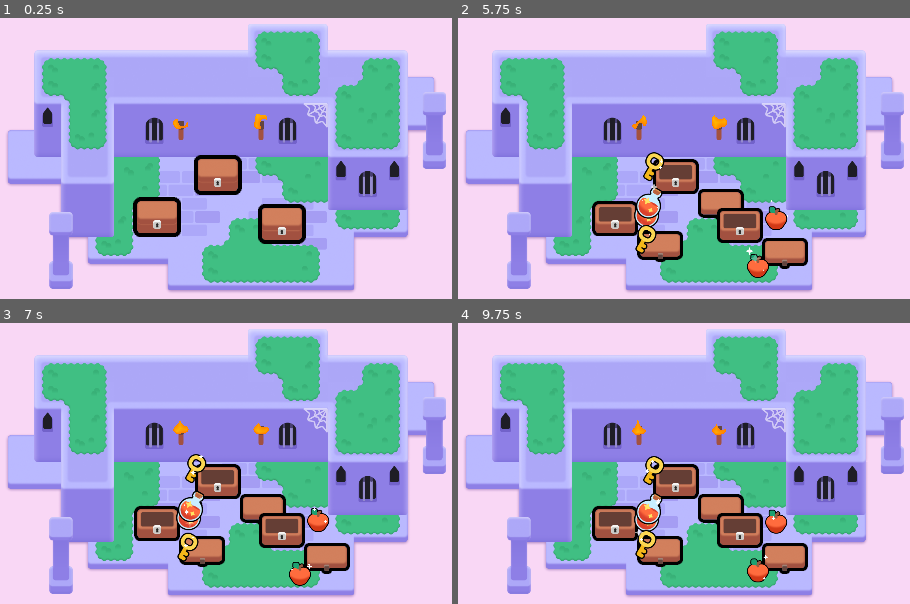
Above: before the commit, frames 1-4 (two rows, left to right).
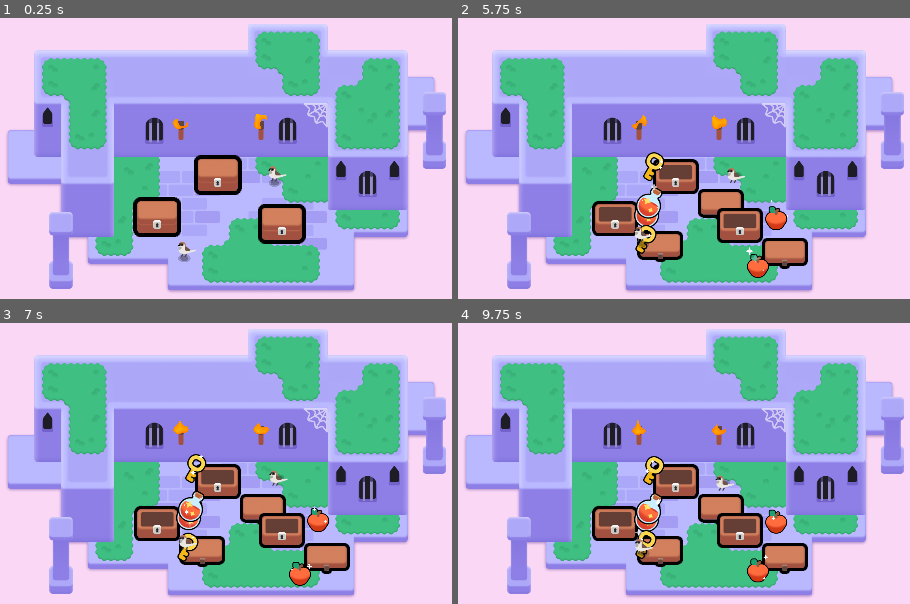
Above: after the commit, the same moments.

Repository: raweggyolk/2d-GameDev-Course
Game: Godot game, scene res://lessons/chest/items/mini_dungeon.tscn
Two runs of this game, one before a commit and one after it. Both use one fixed random seed, a clock stepped at 60 frames per second and the inputs below.
Inputs (mouse positions are in pixels of both pictures, inside the frame that each line leads up to):
- Up to frame 1 (0.25 s): no input
- Up to frame 2 (5.75 s): tap Enter at 0.5 s; move the mouse to (674, 175) at 0.52 s; press the mouse at (674, 175) at 0.53 s; hold D (move_right) 0.53-1.28 s; tap Space at 0.77, 1.52, 3.02, 3.77, 4.52 s; move the mouse to (616, 217) at 1.27 s; release the mouse at (616, 217) at 1.28 s; hold S (move_down) 1.28-2.03 s; right-click (616, 217) at 1.35 s; click (616, 217) at 1.42 s; move the mouse to (738, 223) at 2.02 s; hold D (move_right) 2.03-2.78 s; tap Z at 2.1, 4.35 s; click (738, 223) at 2.17 s; move the mouse to (638, 265) at 2.77 s; hold W (move_up) 2.78-3.53 s; click (638, 265) at 2.85 s; move the mouse to (outside the picture) at 3.52 s; hold Right mouse button (right_click) 3.53-4.28 s; hold A (move_left) 3.53-5.03 s; click (outside the picture) at 3.67 s; move the mouse to (outside the picture) at 4.27 s; click (outside the picture) at 4.42 s; move the mouse to (720, 175) at 5.02 s; press the mouse at (720, 175) at 5.03 s; hold S (move_down) from 5.03 s (still down)
- Up to frame 3 (7 s): move the mouse to (99, 367) at 5.77 s; release S (move_down) at 5.78 s; release the mouse at (99, 367) at 5.78 s; hold D (move_right) 5.78-6.53 s; right-click (99, 367) at 5.85 s; click (99, 367) at 5.92 s; tap Space at 6.02, 6.77 s; move the mouse to (397, 457) at 6.52 s; hold W (move_up) from 6.53 s (still down); tap Z at 6.6 s; click (397, 457) at 6.67 s
- Up to frame 4 (9.75 s): move the mouse to (516, 502) at 7.27 s; release W (move_up) at 7.28 s; hold D (move_right) 7.28-8.03 s; click (516, 502) at 7.35 s; tap Space at 7.52, 9.02 s; move the mouse to (760, 382) at 8.02 s; hold S (move_down) 8.03-8.78 s; hold Right mouse button (right_click) 8.03-8.78 s; click (760, 382) at 8.17 s; move the mouse to (638, 570) at 8.77 s; hold A (move_left) 8.78-9.53 s; tap Z at 8.85 s; click (638, 570) at 8.92 s; move the mouse to (outside the picture) at 9.52 s; press the mouse at (outside the picture) at 9.53 s; hold W (move_up) from 9.53 s (still down)

The runs differ from the first frame. In frame 1, 0.3% of the frame differs, in the area x 39-64%, y 52-87%; in frame 2, 0.3%; in frame 3, 0.2%; in frame 4, 0.3%.

Commit message:
L8. + L9. Let's Experiment

Diff:
--- a/M06.looting_workbook/assets/torch/torch.gd
+++ b/M06.looting_workbook/assets/torch/torch.gd
@@ -1,7 +1,20 @@
-extends Node2D
+extends Area2D
 
 @onready var flame: Sprite2D = $Flame
 
 func _ready() -> void:
 	# This parameter of the shader material gives each flame a slightly different look and randomized animation.
 	flame.material.set("shader_parameter/offset", global_position * 0.1)
+
+
+func toggle_target_node_visibility() -> void:
+	flame.visible = not flame.visible
+
+func _input_event(viewport: Viewport, event: InputEvent, shape_idx: int) -> void:
+	var event_mouse_is_clicked: bool = (
+		event is InputEventMouseButton and
+		event.button_index == MOUSE_BUTTON_LEFT
+		and event.is_pressed()
+	)
+	if event_mouse_is_clicked:
+		toggle_target_node_visibility()
--- a/M06.looting_workbook/assets/torch/torch.tscn
+++ b/M06.looting_workbook/assets/torch/torch.tscn
@@ -28,7 +28,11 @@
 shader_parameter/noise_sampler = SubResource("NoiseTexture2D_1dd3t")
 shader_parameter/flame_gradient = SubResource("GradientTexture1D_cnwig")
 
-[node name="Torch" type="Node2D"]
+[sub_resource type="CapsuleShape2D" id="CapsuleShape2D_644e1"]
+radius = 9.0
+height = 54.0
+
+[node name="Torch" type="Area2D"]
 script = ExtResource("1_8rman")
 
 [node name="TorchBody" type="Sprite2D" parent="."]
@@ -40,3 +44,6 @@
 position = Vector2(0, -30)
 scale = Vector2(0.28038, 0.28038)
 texture = ExtResource("3_5oi5q")
+
+[node name="CollisionShape2D" type="CollisionShape2D" parent="."]
+shape = SubResource("CapsuleShape2D_644e1")
--- /dev/null
+++ b/M06.looting_workbook/bird.gd
@@ -0,0 +1,45 @@
+extends Node2D
+
+@onready var sparrow: Sprite2D = $Sparrow
+@onready var shadow: Sprite2D = $Shadow
+@onready var wait_timer: Timer = $WaitTimer
+
+
+# Called when the node enters the scene tree for the first time.
+func _ready():
+	wait_timer.wait_time = randf_range(1.0, 3.0)
+	wait_timer.one_shot = true
+	wait_timer.timeout.connect(_animate_one_hop)
+	wait_timer.start()
+
+
+
+func _animate_one_hop() -> void:
+	const HOP_DURATION := 0.25
+	const HALF_HOP_DURATION := HOP_DURATION / 2.0
+
+	var random_direction := Vector2(1.0, 0.0).rotated(randf() * 2.0 * PI)
+	var land_position := random_direction * randf_range(0.0, 30.0)
+
+	var tween := create_tween().set_parallel()
+	tween.tween_property(sparrow, "position:x", land_position.x, HOP_DURATION)
+
+	tween.tween_property(shadow, "position", land_position, HOP_DURATION)
+	tween = create_tween()
+
+	tween.set_trans(Tween.TRANS_QUAD)
+	tween.set_ease(Tween.EASE_OUT)
+	const JUMP_HEIGHT := 16.0
+	tween.tween_property(sparrow, "position:y", land_position.y - JUMP_HEIGHT, HALF_HOP_DURATION)
+	tween.set_ease(Tween.EASE_IN)
+	tween.tween_property(sparrow, "position:y", land_position.y, HALF_HOP_DURATION)
+
+	wait_timer.wait_time = randf_range(1.0, 3.0)
+	tween.finished.connect(wait_timer.start)
+
+
+
+
+# Called every frame. 'delta' is the elapsed time since the previous frame.
+func _process(delta):
+	pass
--- /dev/null
+++ b/M06.looting_workbook/bird.tscn
@@ -0,0 +1,17 @@
+[gd_scene load_steps=4 format=3 uid="uid://c4qweex58t70l"]
+
+[ext_resource type="Script" path="res://bird.gd" id="1_n2vrh"]
+[ext_resource type="PackedScene" uid="uid://dnetm54guji21" path="res://assets/bird/shadow.tscn" id="1_tk4mp"]
+[ext_resource type="Texture2D" uid="uid://bwhshkk62k3bh" path="res://assets/bird/sparrow.png" id="2_66vkx"]
+
+[node name="Bird" type="Node2D"]
+script = ExtResource("1_n2vrh")
+
+[node name="Sparrow" type="Sprite2D" parent="."]
+texture = ExtResource("2_66vkx")
+
+[node name="Shadow" parent="." instance=ExtResource("1_tk4mp")]
+position = Vector2(-5, 22)
+
+[node name="WaitTimer" type="Timer" parent="."]
+one_shot = true
--- a/M06.looting_workbook/lessons/chest/items/item.gd
+++ b/M06.looting_workbook/lessons/chest/items/item.gd
@@ -17,3 +17,14 @@
 	sprite_2d.position = -1.0 * position_offset
 	tween.tween_property(sprite_2d, "position", position_offset, duration)
 	tween.tween_property(sprite_2d, "position",  -1.0 * position_offset, duration)
+
+
+func _input_event(viewport: Node, event: InputEvent, shape_index: int) -> void:
+	var event_is_mouse_click: bool = (
+		event is InputEventMouseButton and
+		event.button_index == MOUSE_BUTTON_LEFT and
+		event.is_pressed()
+	)
+	if event_is_mouse_click:
+		queue_free()
+		print("cool")
--- a/M06.looting_workbook/lessons/chest/items/mini_dungeon.tscn
+++ b/M06.looting_workbook/lessons/chest/items/mini_dungeon.tscn
@@ -7,6 +7,7 @@
 [ext_resource type="Texture2D" uid="uid://l0y1k1obencd" path="res://assets/dungeon/spider_web.png" id="5_4ewcq"]
 [ext_resource type="PackedScene" uid="uid://eundh35r605v" path="res://assets/torch/torch.tscn" id="6_yhaij"]
 [ext_resource type="PackedScene" uid="uid://cam1nk408c6mm" path="res://lessons/chest/chest.tscn" id="7_yl2by"]
+[ext_resource type="PackedScene" uid="uid://c4qweex58t70l" path="res://bird.tscn" id="8_hq8cm"]
 
 [sub_resource type="TileSetAtlasSource" id="TileSetAtlasSource_6s4s5"]
 texture = ExtResource("1_23byv")
@@ -331,3 +332,9 @@
 
 [node name="Chest3" parent="." instance=ExtResource("7_yl2by")]
 position = Vector2(722, 384)
+
+[node name="Bird" parent="." instance=ExtResource("8_hq8cm")]
+position = Vector2(493, 413)
+
+[node name="Bird2" parent="." instance=ExtResource("8_hq8cm")]
+position = Vector2(710, 232)
Not shown: 1 places in M06.looting_workbook/assets/torch/torch.tscn that only renumber resources
Not shown: 1 places in M06.looting_workbook/lessons/chest/items/mini_dungeon.tscn that only renumber resources
